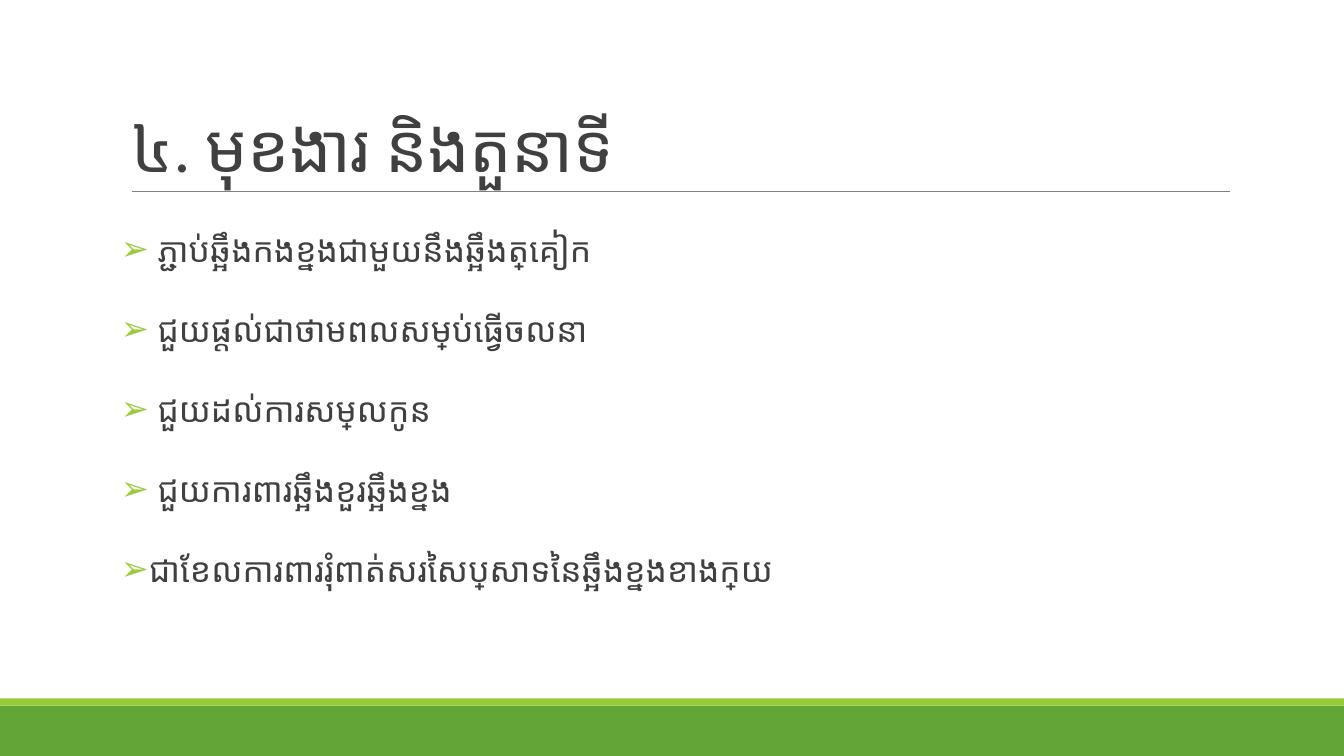
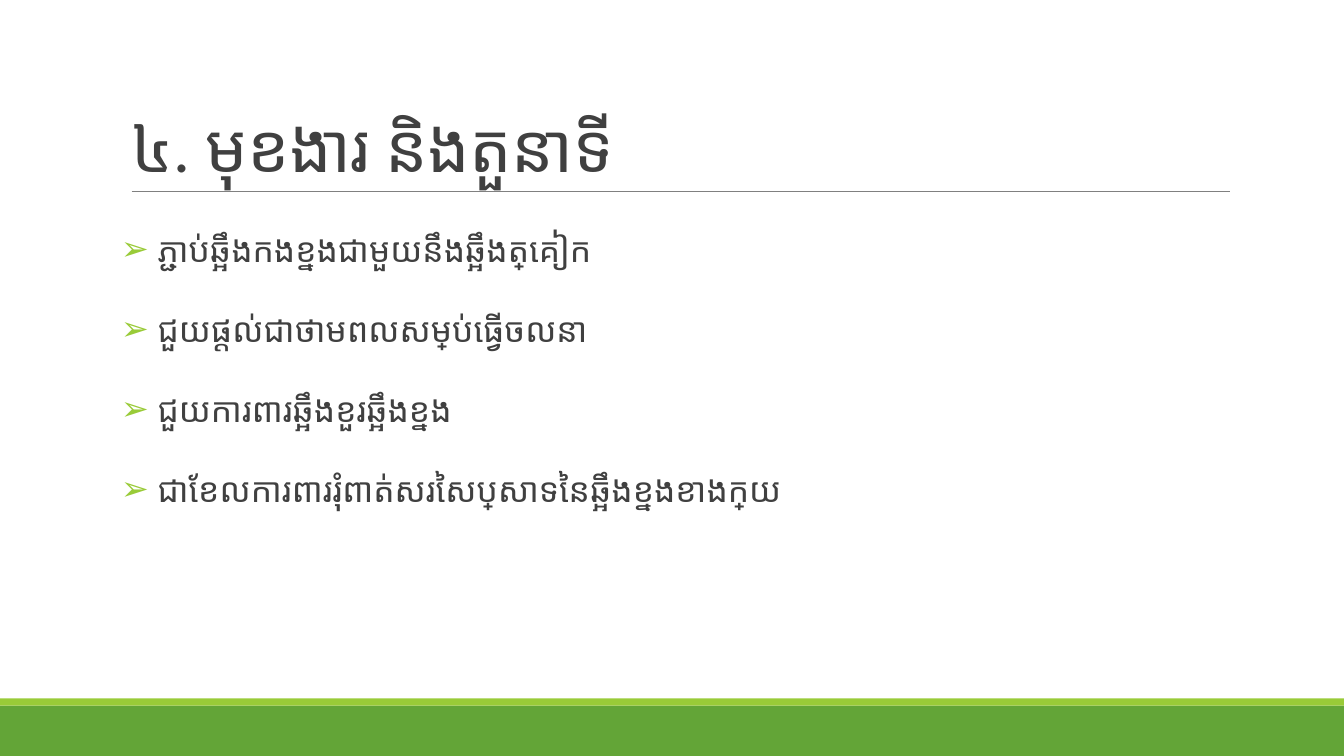
Before and after one commit to KhongSambrathna/nipes, a slide deck: slide 8 of កិច្ចការផ្ទះ/កាយសរីរសាស្រ្ត/ឆ្អឹងកងគូទ.pptx (slide 9 before the commit). Drawn at 1344x756 pixels with LibreOffice and Linux fonts; fonts in the diff are those of the drawing. Boxes give left, top, right and bottom in pixels: in the first picture for what was removed or moved away, otherwise in the second. Text is boxed around its words. In the diff, an @@ line names an element or a change of style, - is before the commit and + after.

```diff
--- a/កិច្ចការផ្ទះ/កាយសរីរសាស្រ្ត/ឆ្អឹងកងគូទ.pptx
+++ b/កិច្ចការផ្ទះ/កាយសរីរសាស្រ្ត/ឆ្អឹងកងគូទ.pptx
@@ text at (158, 393, 431, 431): paragraph removed @@
-➢ ជួយដល់ការសម្រាលកូន
```
Also in this commit, not shown: 4 other slides changed, 1 slide added, 1 slide removed, 7 other files.
